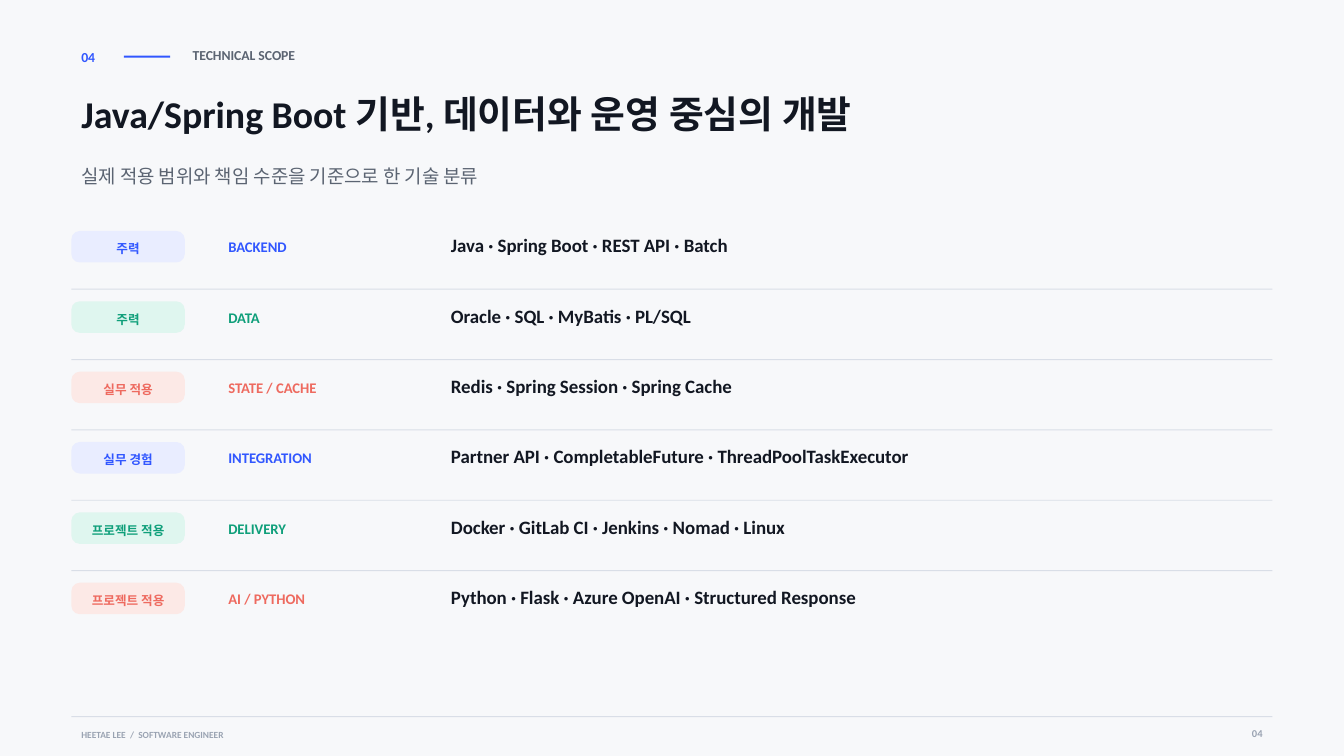
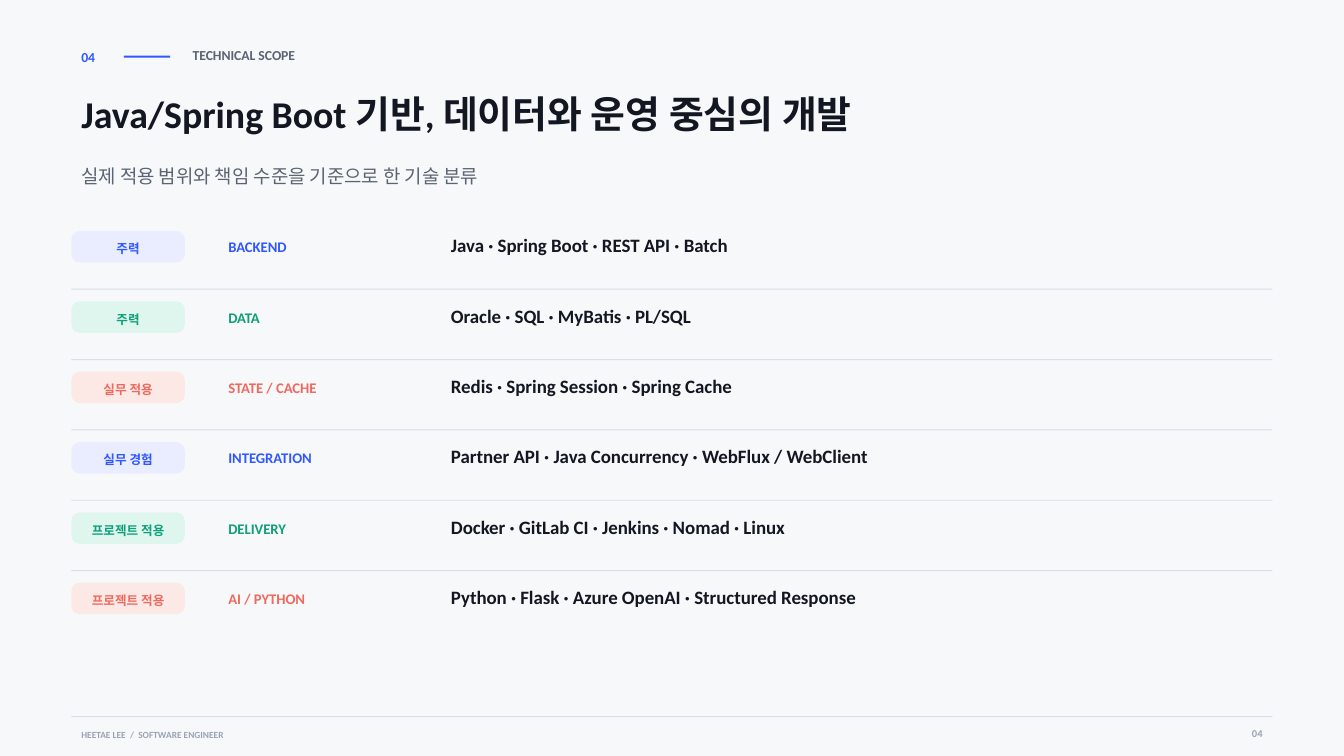
Before and after one commit to heetae-L/heetae-L.github.io, a slide deck: slide 4 of portfolio/heetae-lee-portfolio.pptx. Drawn at 1344x756 pixels with LibreOffice and Linux fonts; fonts in the diff are those of the drawing. Boxes give left, top, right and bottom in pixels: in the first picture for what was removed or moved away, otherwise in the second. Text is boxed around its words. In the diff, an @@ line names an element or a change of style, - is before the commit and + after.

Commit message:
Update portfolio concurrency experience

```diff
--- a/portfolio/heetae-lee-portfolio.pptx
+++ b/portfolio/heetae-lee-portfolio.pptx
@@ text at (451, 449, 868, 466): text changed @@
-Partner API · CompletableFuture · ThreadPoolTaskExecutor
+Partner API · Java Concurrency · WebFlux / WebClient
```
Also in this commit, not shown: 4 other slides changed, 18 other files.
